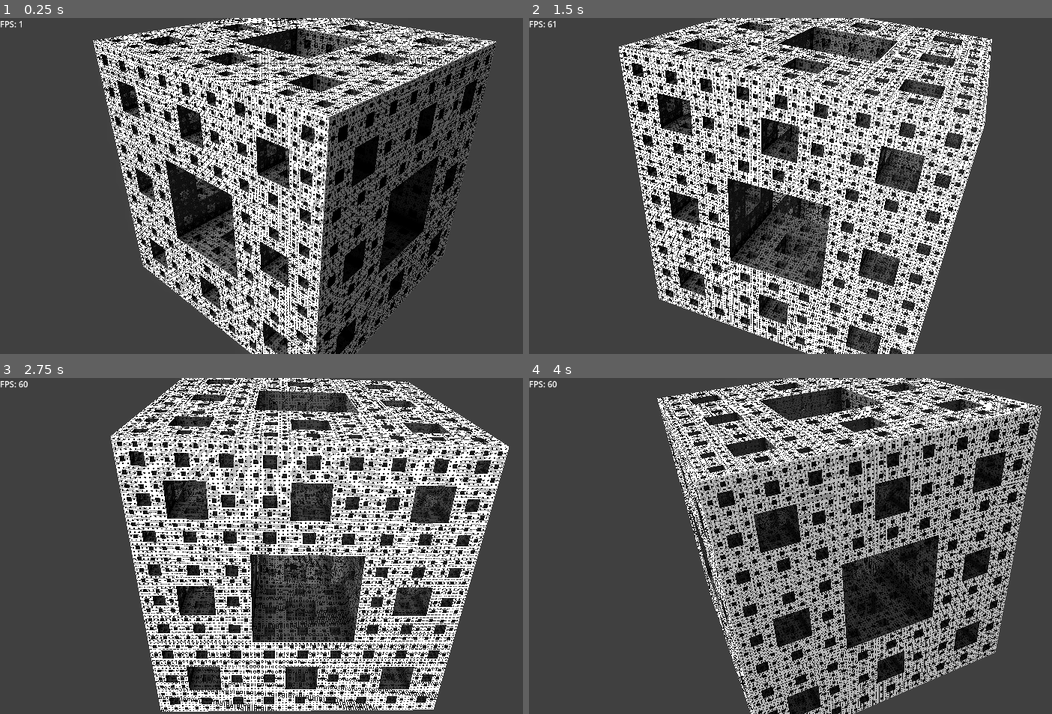
Above: before the commit, frames 1-4 (two rows, left to right).
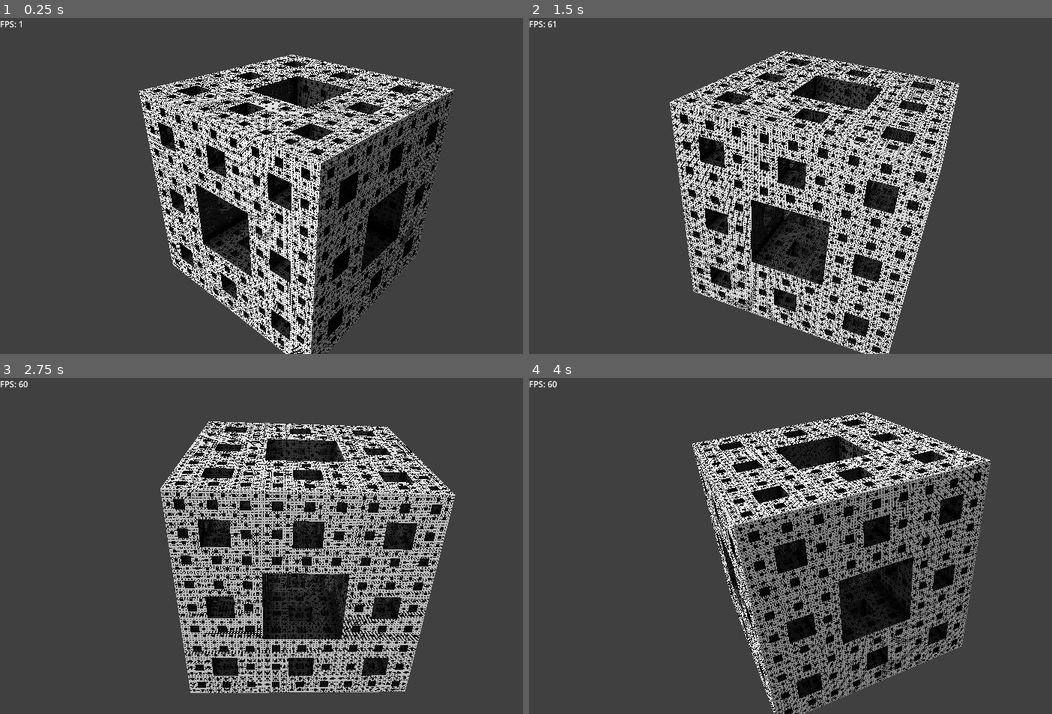
Above: after the commit, the same moments.

Repository: NormallyNormal/Marchless-Menger-Sponge
Game: Godot game, scene res://main.tscn
The game is run twice, just before and just after one commit, with the same random seed, the same clock (stepped at 60 frames per second) and the same inputs.
Inputs:
- Up to frame 1 (0.25 s): no input
- Up to frame 2 (1.5 s): no input
- Up to frame 3 (2.75 s): no input
- Up to frame 4 (4 s): no input

The runs differ from the first frame. In frame 1, 43% of the frame differs, in the area x 17-95%, y 0-100%; in frame 2, 50%; in frame 3, 54%, in the area x 21-98%, y 0-100%; in frame 4, 47%.

Commit message:
Added compat for orthogonal cameras. Also fixed lighting sometimes being brighter than it should

Diff:
--- a/main.tscn
+++ b/main.tscn
@@ -13,15 +13,12 @@
 glow_intensity = 1.0
 glow_strength = 0.94
 
+[sub_resource type="SphereShape3D" id="SphereShape3D_0xm2m"]
+radius = 0.866
+
 [node name="Main" type="Node3D"]
 
 [node name="SPONGE" parent="." instance=ExtResource("1_ig7tw")]
-
-[node name="Camera3D" type="Camera3D" parent="."]
-transform = Transform3D(0.7071068, 0.35355338, -0.61237246, 0, 0.8660254, 0.50000006, 0.7071068, -0.35355338, 0.61237246, -1.1, 0.808, 1.1)
-keep_aspect = 0
-current = true
-fov = 70.0
 
 [node name="DirectionalLight3D" type="DirectionalLight3D" parent="."]
 transform = Transform3D(0.096072584, -0.6830603, -0.7240158, -0.1248934, -0.7299041, 0.67204297, -0.9875078, 0.025859863, -0.15543348, -1.0510683, 0.79771286, -0.06580871)
@@ -35,3 +32,12 @@
 theme_override_font_sizes/font_size = 16
 text = "99"
 script = ExtResource("2_0xm2m")
+
+[node name="CollisionShape3D" type="CollisionShape3D" parent="."]
+transform = Transform3D(0.70710677, 0.35355338, -0.6123724, 0, 0.8660254, 0.5, 0.70710677, -0.35355338, 0.6123724, 0, 0, 0)
+shape = SubResource("SphereShape3D_0xm2m")
+
+[node name="Camera3D" type="Camera3D" parent="CollisionShape3D"]
+transform = Transform3D(1, 0, 0, 0, 1, 0, 0, 0, 1, 0, 0, 2)
+keep_aspect = 0
+current = true
--- a/menger_sponge.gdshader
+++ b/menger_sponge.gdshader
@@ -5,17 +5,18 @@
 uniform float hole_depth : hint_range(0.1, 5.0) = 1.0;
 uniform vec3 surface_color : source_color = vec3(1.0);
 uniform float ao_strength : hint_range(0.0, 1.0) = 0.5;
+uniform bool orthographic = false;
 
 varying vec3 original_normal;
 
-int check_hole(vec2 uv, out vec2 local_uv, out float current_scale, int max_iterations) {
+int check_hole(vec2 uv, out vec2 local_uv, out float current_scale, int max_iterations, int maxsuperhole) {
     vec2 p = uv;
 
 	int largest_hole = 0;
     vec2 largest_local_uv;
     float largest_scale;
 
-    for (int i = 1; i <= max_iterations; i++) {
+    for (int i = 1; i <= maxsuperhole; i++) {
         float scale = pow(3.0, float(i));
         vec2 cell = floor(p / scale);
         vec2 local = fract(p / scale);
@@ -131,10 +132,17 @@
 	vec2 local_uv;
 	float current_scale;
 
-	int level = check_hole(uv, local_uv, current_scale, hole_iterations);
+	vec3 view_dir;
+    if (orthographic) {
+        vec3 cam_forward = normalize(INV_VIEW_MATRIX[2].xyz);
+        view_dir = normalize((VIEW_MATRIX * vec4(cam_forward, 0.0)).xyz);
+    } else {
+        view_dir = normalize(VIEW);
+    }
+
+	int level = check_hole(uv, local_uv, current_scale, hole_iterations, 0);
 
 	if (level != 0) {
-		vec3 view_dir = normalize(VIEW);
 		vec3 tan_view = vec3(
 			dot(view_dir, TANGENT),
 			dot(view_dir, BINORMAL),
@@ -171,7 +179,7 @@
 
 			vec2 inner_local_uv;
 			float inner_scale;
-			int inner_level = check_hole(cur_face_uv, inner_local_uv, inner_scale, hole_iterations - total_level);
+			int inner_level = check_hole(cur_face_uv, inner_local_uv, inner_scale, hole_iterations - total_level, hole_iterations - total_level);
 
 			if (inner_level == 0) {
 				break;
@@ -268,5 +276,5 @@
 	float NdotL = max(dot(NORMAL, LIGHT), 0.0);
 	float surface_NdotL = max(dot(original_normal, LIGHT), 0.0);
 	NdotL = min(NdotL, surface_NdotL);
-	DIFFUSE_LIGHT += LIGHT_COLOR * ATTENUATION * NdotL;
-}
+	DIFFUSE_LIGHT += LIGHT_COLOR / PI * ATTENUATION * clamp(NdotL, 0.0, 1.0);
+}
Not shown, added: export_presets.cfg
Not shown: 1 places in main.tscn that only renumber resources
